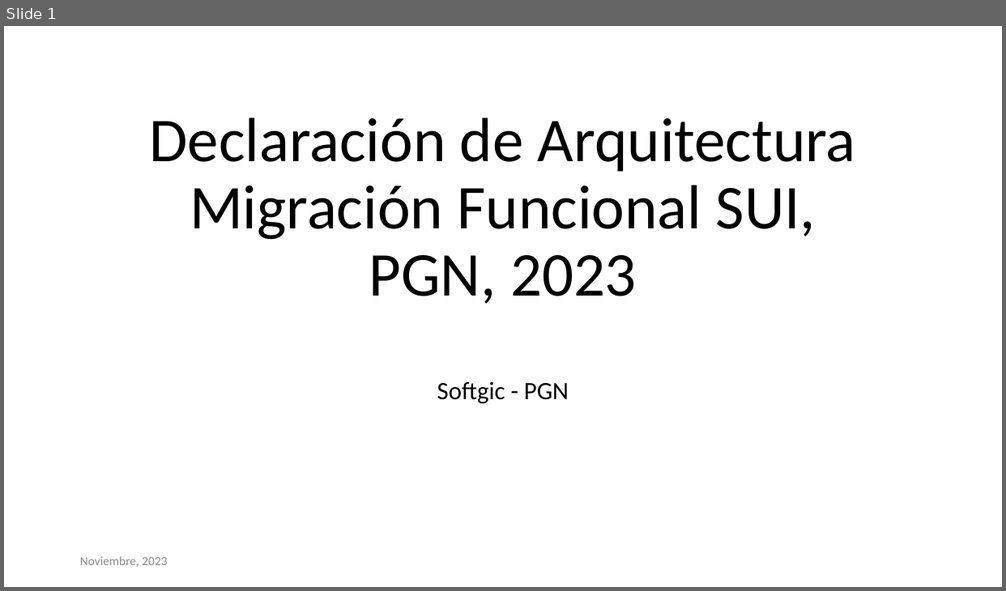
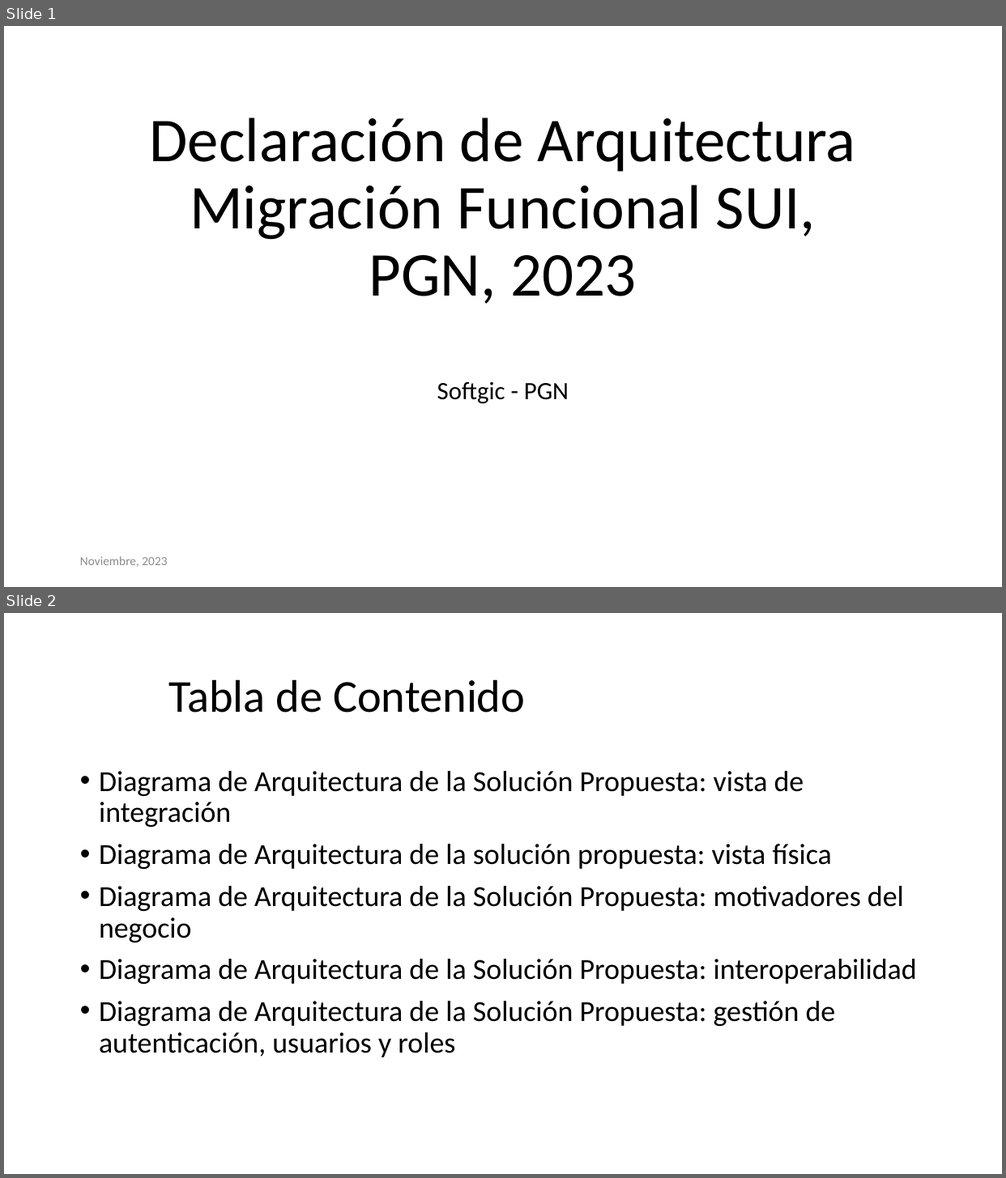
Before and after one commit to hwong23/pgn-078, a slide deck: content/pptxoutpt.pptx. Shown one above the other, each under a label of ours: slide 1 before the commit, slides 1 and 2 after it. The pictures are 1006x591 and 1006x1178 pixels, drawn with LibreOffice and Linux fonts; fonts in the diff are those of the drawing. Boxes give left, top, right and bottom in pixels: in the first picture for what was removed or moved away, otherwise in the second. Text is boxed around its words. In the diff, an @@ line names an element or a change of style, - is before the commit and + after.

```diff
--- a/content/pptxoutpt.pptx
+++ b/content/pptxoutpt.pptx
@@ slide 2 added at box(4, 613, 1002, 1174), background #FFFFFF @@
@@ title added at box(168, 679, 525, 713), 44 pt, text #000000 @@
+Tabla de Contenido
@@ text added at box(99, 771, 917, 1058), 28 pt, text #000000 @@
+• Diagrama de Arquitectura de la Solución Propuesta: vista de integración
+• Diagrama de Arquitectura de la solución propuesta: vista física
+• Diagrama de Arquitectura de la Solución Propuesta: motivadores del negocio
+• Diagrama de Arquitectura de la Solución Propuesta: interoperabilidad
+• Diagrama de Arquitectura de la Solución Propuesta: gestión de autenticación, usuarios y roles
```
Also in this commit, not shown: 5 slides changed, 22 other files.
